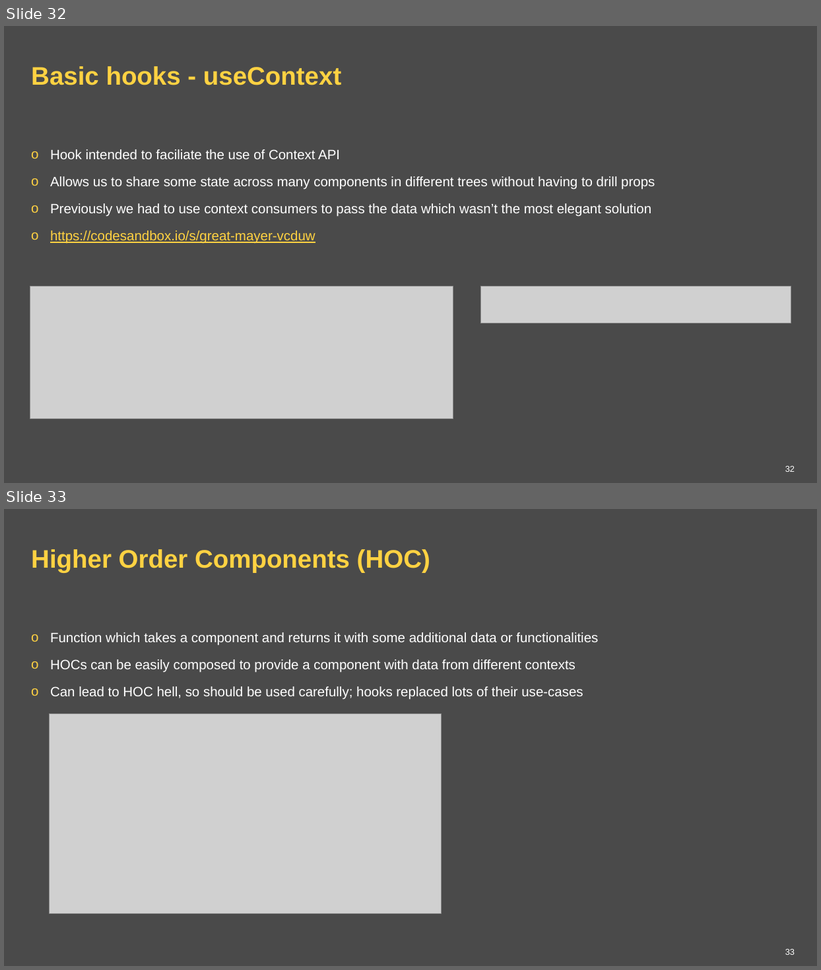
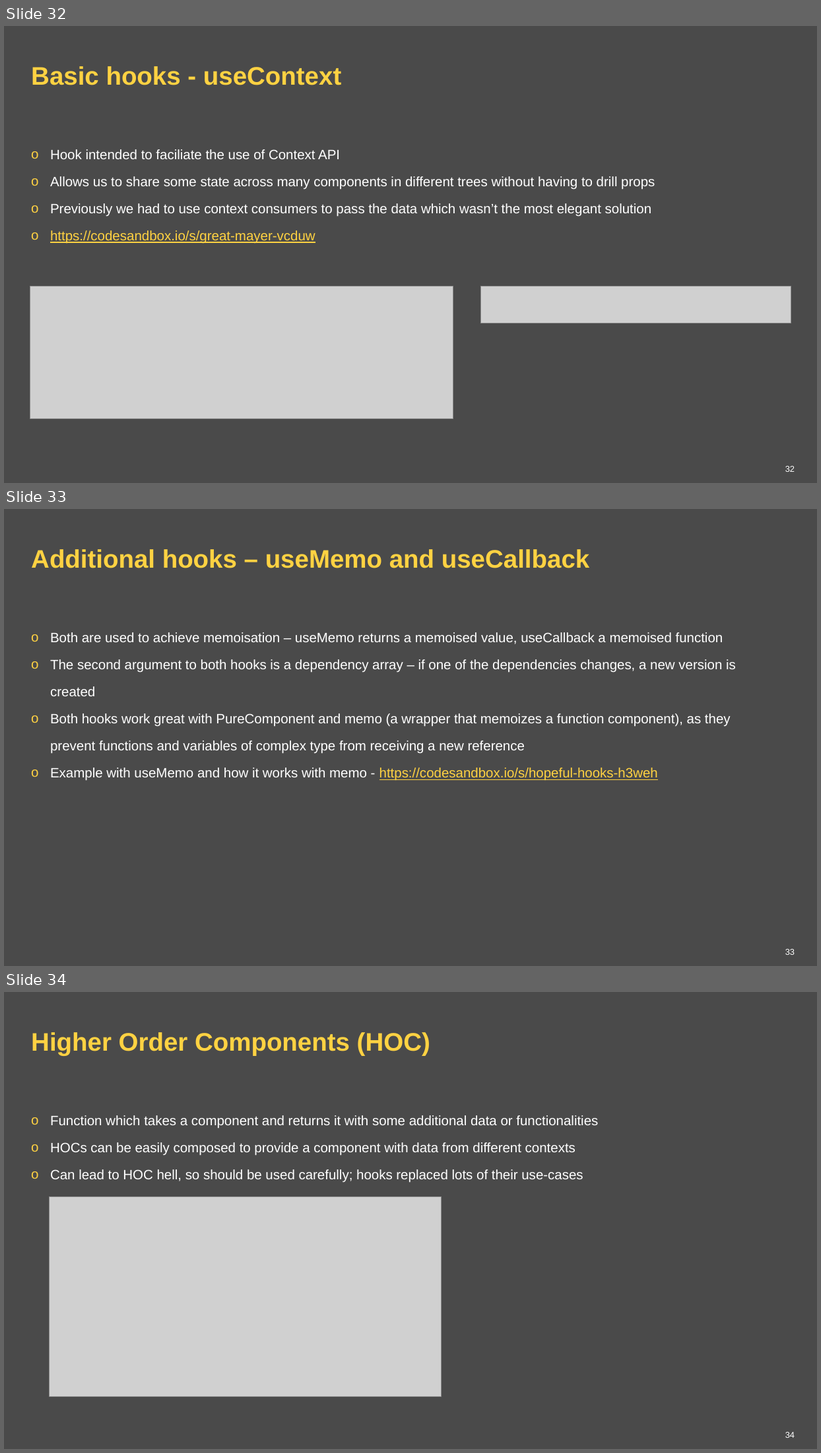
Before and after one commit to ppuzio/react-course-examples, a slide deck: React BEST course.pptx. Shown one above the other, each under a label of ours: slides 32 and 33 before the commit, slides 32, 33 and 34 after it. The pictures are 821x970 and 821x1453 pixels, drawn with LibreOffice and Linux fonts; fonts in the diff are those of the drawing; grey boxes stand for pictures; background and template pictures are left out. Boxes give left, top, right and bottom in pixels: in the first picture for what was removed or moved away, otherwise in the second. Text is boxed around its words. In the diff, an @@ line names an element or a change of style, - is before the commit and + after.

```diff
--- a/React BEST course.pptx
+++ b/React BEST course.pptx
@@ slide 33 added at (4,509,817,966), background #4A4A4A @@
@@ title added at (31,549,589,568), 30 pt, text #FFD242, bold @@
+Additional hooks – useMemo and useCallback
@@ text added at (50,632,736,781), 16 pt, text #FFFFFF @@
+o Both are used to achieve memoisation – useMemo returns a memoised value, useCallback a memoised function
+o The second argument to both hooks is a dependency array – if one of the dependencies changes, a new version is created
+o Both hooks work great with PureComponent and memo (a wrapper that memoizes a function component), as they prevent functions and variables of complex type from receiving a new reference
+o Example with useMemo and how it works with memo - https://codesandbox.io/s/hopeful-hooks-h3weh
@@ page number added at (785,949,795,955), 10 pt, text #FFFFFF @@
+33
@@ what was slide 33 is now slide 34 @@
@@ page number at (785,1432,795,1438): text changed @@
-33
+34
```
Also in this commit, not shown: 3 other slides added.
